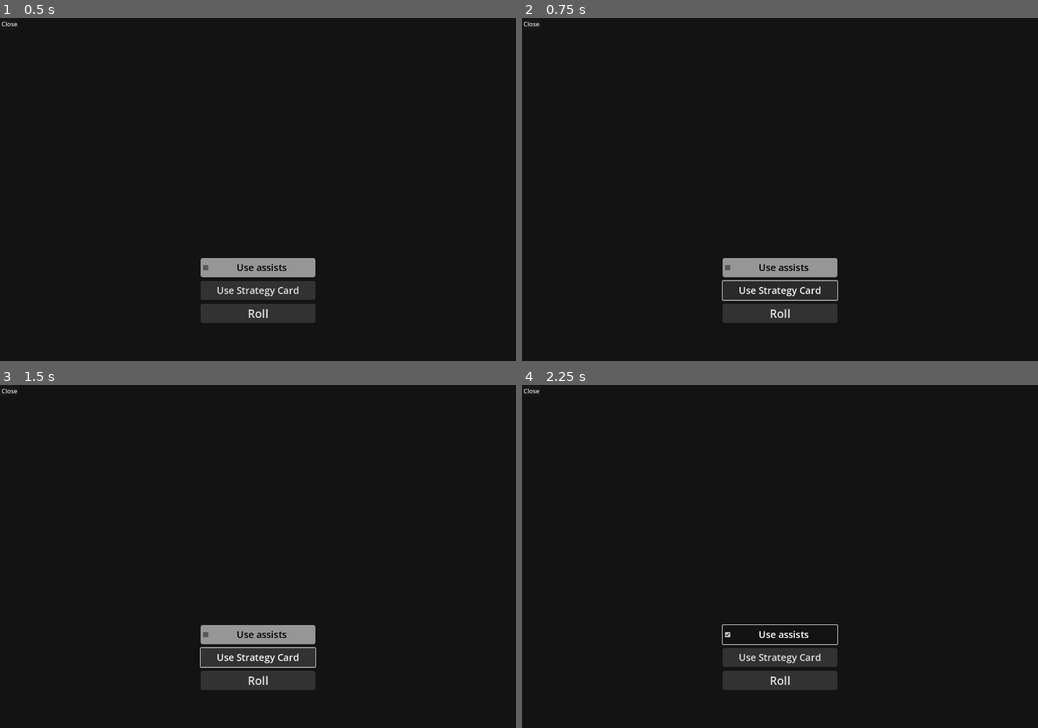
Above: before the commit, frames 1-4 (two rows, left to right).
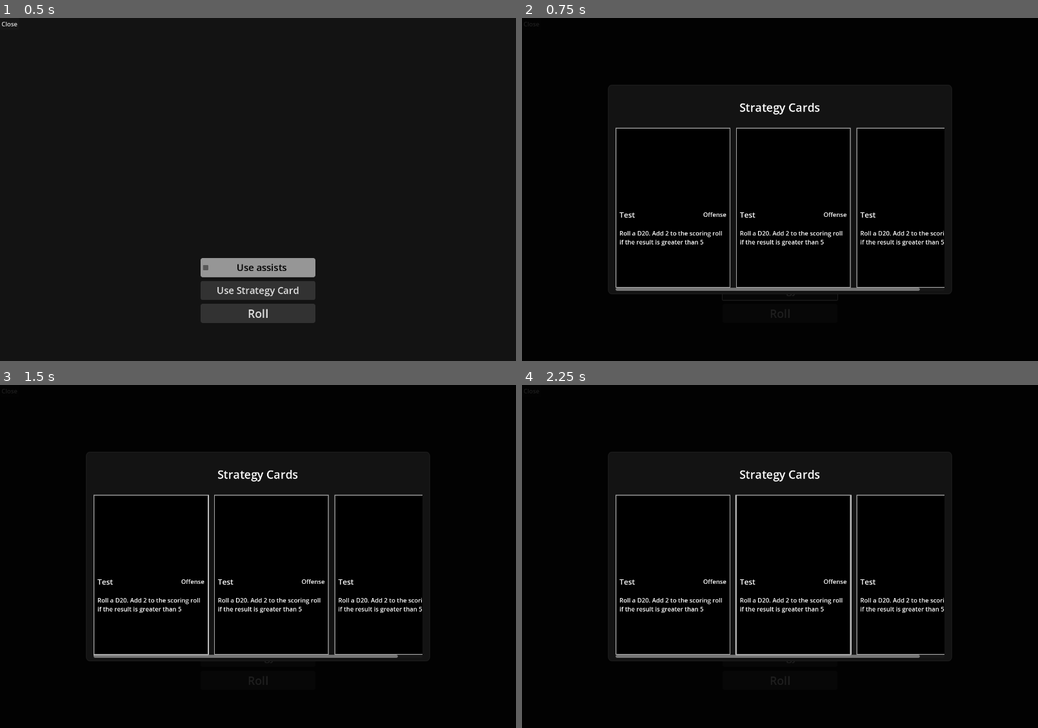
Above: after the commit, the same moments.

Repository: david8zhang/basketball-card-game
Game: Godot game, scene res://prefabs/MatchupContainer.tscn
Same seed, same stepped clock (60 frames per second), same inputs: the game is played once before the commit and once after it. This scene is started directly instead of the project's main scene.
Inputs (mouse positions are in pixels of both pictures, inside the frame that each line leads up to):
- Up to frame 1 (0.5 s): no input
- Up to frame 2 (0.75 s): click "Use Strategy Card" at 0.5 s
- Up to frame 3 (1.5 s): click (149, 573) at 1.27 s
- Up to frame 4 (2.25 s): click "Use assists" at 2 s

Frame 1 is identical in both runs. In frame 2, 5.8% of the frame differs, in the area x 0-82%, y 1-89%; in frame 3, 6.0%; in frame 4, 5.0%.

Commit message:
show strategy card selector

Diff:
--- a/prefabs/MatchupContainer.tscn
+++ b/prefabs/MatchupContainer.tscn
@@ -1,8 +1,9 @@
-[gd_scene load_steps=7 format=3 uid="uid://c5jusiagrv0vw"]
+[gd_scene load_steps=8 format=3 uid="uid://c5jusiagrv0vw"]
 
 [ext_resource type="Script" path="res://scripts/MatchupContainer.gd" id="1_ka8mq"]
 [ext_resource type="PackedScene" uid="uid://nr3d4pggsa3m" path="res://prefabs/MatchupCard.tscn" id="2_qbowc"]
 [ext_resource type="PackedScene" uid="uid://cx1q0ii5q4xhh" path="res://prefabs/MatchupPtsAsstsRebs.tscn" id="3_gk8wi"]
+[ext_resource type="PackedScene" uid="uid://ujdwrbx0pr12" path="res://prefabs/StrategyCardSelector.tscn" id="4_lf8mp"]
 
 [sub_resource type="StyleBoxFlat" id="StyleBoxFlat_20t5l"]
 bg_color = Color(0, 0, 0, 0.745098)
@@ -36,6 +37,7 @@
 script = ExtResource("1_ka8mq")
 card_scene = ExtResource("2_qbowc")
 matchup_pts_assts_rebs_scene = ExtResource("3_gk8wi")
+strategy_card_selector_scene = ExtResource("4_lf8mp")
 
 [node name="CloseButton" type="Button" parent="."]
 layout_mode = 1
--- a/prefabs/StrategyCard.tscn
+++ b/prefabs/StrategyCard.tscn
@@ -9,6 +9,7 @@
 border_width_top = 2
 border_width_right = 2
 border_width_bottom = 2
+border_color = Color(0.65098, 0.65098, 0.65098, 1)
 
 [node name="StrategyCard" type="Control"]
 custom_minimum_size = Vector2(300, 420)
--- a/prefabs/StrategyCardSelector.tscn
+++ b/prefabs/StrategyCardSelector.tscn
@@ -1,76 +1,100 @@
-[gd_scene load_steps=4 format=3 uid="uid://ujdwrbx0pr12"]
+[gd_scene load_steps=6 format=3 uid="uid://ujdwrbx0pr12"]
 
 [ext_resource type="PackedScene" uid="uid://bi2ksw8anhd4v" path="res://prefabs/StrategyCard.tscn" id="1_03tvw"]
 [ext_resource type="Script" path="res://scripts/StrategyCardSelector.gd" id="1_xpjc8"]
 
-[sub_resource type="StyleBoxFlat" id="StyleBoxFlat_kvpy1"]
-bg_color = Color(0, 0, 0, 0.670588)
+[sub_resource type="StyleBoxFlat" id="StyleBoxFlat_8slut"]
+bg_color = Color(0.552941, 0.552941, 0.552941, 1)
+border_width_left = 2
+border_width_top = 2
+border_width_right = 2
+border_width_bottom = 2
 corner_radius_top_left = 10
 corner_radius_top_right = 10
 corner_radius_bottom_right = 10
 corner_radius_bottom_left = 10
 
-[node name="StrategyCardSelector" type="Control"]
-layout_mode = 3
-anchors_preset = 8
-anchor_left = 0.5
-anchor_top = 0.5
-anchor_right = 0.5
-anchor_bottom = 0.5
+[sub_resource type="StyleBoxFlat" id="StyleBoxFlat_wc44o"]
+bg_color = Color(0, 0, 0, 0.862745)
+
+[sub_resource type="StyleBoxFlat" id="StyleBoxFlat_tiik3"]
+bg_color = Color(0, 0, 0, 0.862745)
+
+[node name="StrategyCardSelector" type="Panel"]
+custom_minimum_size = Vector2(900, 550)
+anchors_preset = -1
+anchor_left = 0.167
+anchor_top = 0.194
+anchor_right = 0.833
+anchor_bottom = 0.806
+offset_left = -0.450012
+offset_top = 0.399994
+offset_right = 0.449951
+offset_bottom = -0.400024
 grow_horizontal = 2
 grow_vertical = 2
+theme_override_styles/panel = SubResource("StyleBoxFlat_8slut")
 script = ExtResource("1_xpjc8")
 strategy_card_scene = ExtResource("1_03tvw")
 
-[node name="Panel" type="Panel" parent="."]
-layout_mode = 1
-anchors_preset = 8
-anchor_left = 0.5
-anchor_top = 0.5
-anchor_right = 0.5
-anchor_bottom = 0.5
-offset_left = -450.0
-offset_top = -275.0
-offset_right = 450.0
-offset_bottom = 275.0
-grow_horizontal = 2
-grow_vertical = 2
-theme_override_styles/panel = SubResource("StyleBoxFlat_kvpy1")
-
-[node name="MarginContainer" type="MarginContainer" parent="Panel"]
+[node name="CloseButton" type="Button" parent="."]
+custom_minimum_size = Vector2(1350, 900)
 layout_mode = 1
 anchors_preset = 15
 anchor_right = 1.0
 anchor_bottom = 1.0
 grow_horizontal = 2
 grow_vertical = 2
+theme_override_styles/normal = SubResource("StyleBoxFlat_wc44o")
+theme_override_styles/hover = SubResource("StyleBoxFlat_tiik3")
+theme_override_styles/pressed = SubResource("StyleBoxFlat_tiik3")
+
+[node name="MarginContainer" type="MarginContainer" parent="."]
+layout_mode = 1
+anchors_preset = 15
+anchor_right = 1.0
+anchor_bottom = 1.0
+offset_top = 37.0
+offset_bottom = 13.0
+grow_horizontal = 2
+grow_vertical = 2
 theme_override_constants/margin_left = 20
-theme_override_constants/margin_top = 20
+theme_override_constants/margin_top = 0
 theme_override_constants/margin_right = 20
 theme_override_constants/margin_bottom = 20
 
-[node name="VBoxContainer" type="VBoxContainer" parent="Panel/MarginContainer"]
+[node name="VBoxContainer" type="VBoxContainer" parent="MarginContainer"]
 layout_mode = 2
 alignment = 1
 
-[node name="Label" type="Label" parent="Panel/MarginContainer/VBoxContainer"]
+[node name="Label" type="Label" parent="MarginContainer/VBoxContainer"]
 layout_mode = 2
+size_flags_horizontal = 4
 theme_override_font_sizes/font_size = 30
 text = "Strategy Cards"
 horizontal_alignment = 1
 
-[node name="Control" type="Control" parent="Panel/MarginContainer/VBoxContainer"]
-custom_minimum_size = Vector2(2.08165e-12, 40)
+[node name="Control" type="Control" parent="MarginContainer/VBoxContainer"]
+custom_minimum_size = Vector2(0, 25)
 layout_mode = 2
 
-[node name="ScrollContainer" type="ScrollContainer" parent="Panel/MarginContainer/VBoxContainer"]
-custom_minimum_size = Vector2(2.08165e-12, 428)
+[node name="ScrollContainer" type="ScrollContainer" parent="MarginContainer/VBoxContainer"]
+custom_minimum_size = Vector2(0, 350)
 layout_mode = 2
 vertical_scroll_mode = 0
 
-[node name="HBoxContainer" type="HBoxContainer" parent="Panel/MarginContainer/VBoxContainer/ScrollContainer"]
+[node name="HBoxContainer" type="HBoxContainer" parent="MarginContainer/VBoxContainer/ScrollContainer"]
 custom_minimum_size = Vector2(2.08165e-12, 2.08165e-12)
 layout_mode = 2
 size_flags_horizontal = 4
 size_flags_vertical = 6
 theme_override_constants/separation = 15
+
+[node name="StrategyCard" parent="MarginContainer/VBoxContainer/ScrollContainer/HBoxContainer" instance=ExtResource("1_03tvw")]
+layout_mode = 2
+
+[node name="StrategyCard2" parent="MarginContainer/VBoxContainer/ScrollContainer/HBoxContainer" instance=ExtResource("1_03tvw")]
+layout_mode = 2
+
+[node name="StrategyCard3" parent="MarginContainer/VBoxContainer/ScrollContainer/HBoxContainer" instance=ExtResource("1_03tvw")]
+layout_mode = 2
--- a/scripts/BallPlayerCard.gd
+++ b/scripts/BallPlayerCard.gd
@@ -67,9 +67,6 @@
 		}
 		roll_table_rows.append(roll_table_row)
 
-		if marker != null:
-			print(marker.curr_marker_count)
-
 
 func populate_label_value(label: Label, value: int):
 	if value == 0:
--- a/scripts/MatchupContainer.gd
+++ b/scripts/MatchupContainer.gd
@@ -10,6 +10,7 @@
 
 @export var card_scene: PackedScene
 @export var matchup_pts_assts_rebs_scene: PackedScene
+@export var strategy_card_selector_scene: PackedScene
 
 var player_card: BallPlayerCard
 var cpu_card: BallPlayerCard
@@ -18,6 +19,7 @@
 var assists_modifier_label: Label
 var hot_cold_modifier_label: Label
 var matchup_score: MatchupPtsAsstsRebs
+var strategy_card_selector: StrategyCardSelector
 var curr_assists := 0
 
 signal calc_complete
@@ -31,6 +33,7 @@
 	roll_button.pressed.connect(on_roll)
 	close_button.pressed.connect(on_close_matchup_window)
 	calc_complete.connect(process_calc_delay)
+	use_strategy_card_button.pressed.connect(show_strategy_card_selector)
 
 func set_player_card(card: BallPlayerCard):
 	player_card = card_scene.instantiate() as BallPlayerCard
@@ -446,3 +449,10 @@
 
 func enable_use_assists():
 	use_assists_checkbox.button_pressed = true
+
+func show_strategy_card_selector():
+	var on_clear_fn = func clear_strategy_card_selector():
+		strategy_card_selector.queue_free()
+	strategy_card_selector = strategy_card_selector_scene.instantiate() as StrategyCardSelector
+	add_child(strategy_card_selector)
+	strategy_card_selector.on_close.connect(on_clear_fn)
--- a/scripts/StrategyCard.gd
+++ b/scripts/StrategyCard.gd
@@ -17,5 +17,4 @@
 	button.pressed.connect(on_card_click)
 
 func on_card_click():
-	print(self)
 	on_card_selected.emit(self)
--- a/scripts/StrategyCardSelector.gd
+++ b/scripts/StrategyCardSelector.gd
@@ -3,3 +3,12 @@
 
 @export var strategy_card_scene: PackedScene
 @onready var card_container: HBoxContainer = $Panel/MarginContainer/VBoxContainer/ScrollContainer/HBoxContainer
+@onready var close_button: Button = $CloseButton
+
+signal on_close
+
+func _ready():
+    close_button.pressed.connect(on_close_selector)
+
+func on_close_selector():
+    on_close.emit()
